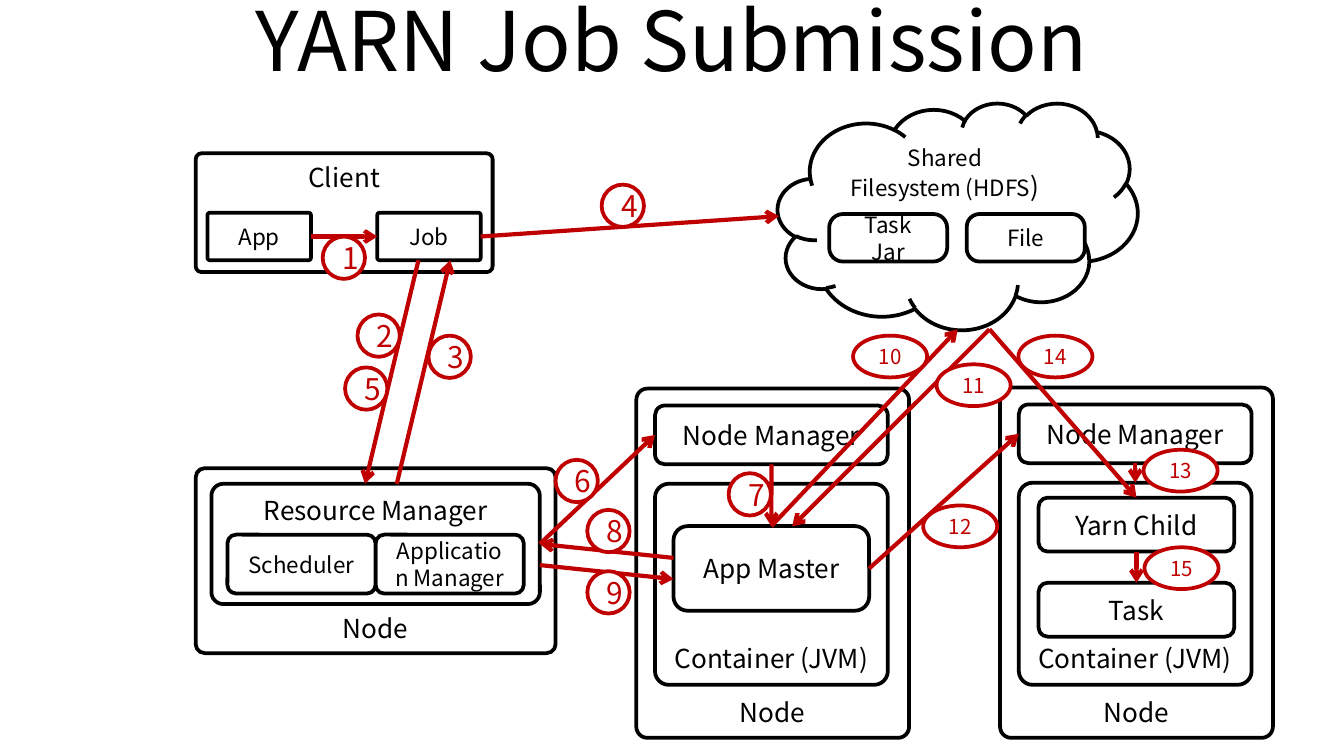
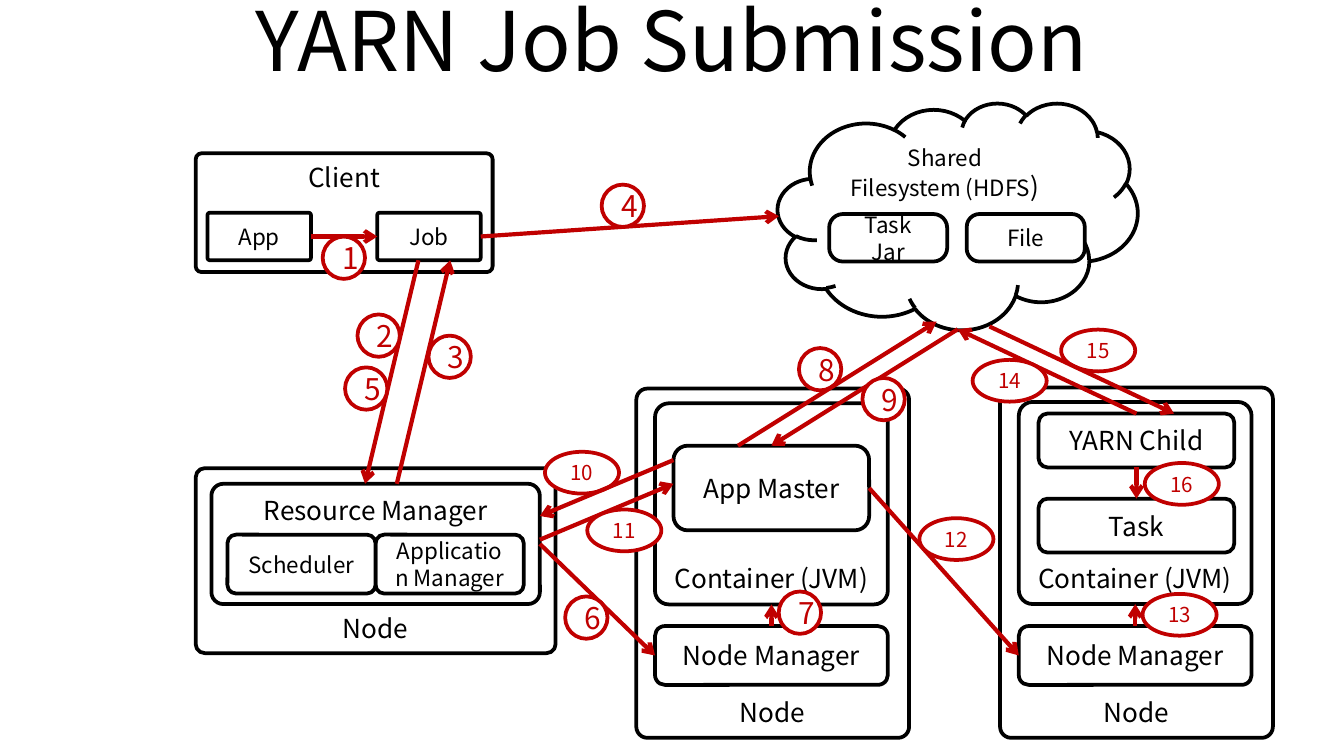
Before and after one commit to ssup2/blog-old, a slide deck: slide 4 of images/theory_analysis/Hadoop/Hadoop.pptx. Drawn at 1344x756 pixels with LibreOffice and Linux fonts; fonts in the diff are those of the drawing. Boxes give left, top, right and bottom in pixels: in the first picture for what was removed or moved away, otherwise in the second. Text is boxed around its words. In the diff, an @@ line names an element or a change of style, - is before the commit and + after.

```diff
--- a/images/theory_analysis/Hadoop/Hadoop.pptx
+++ b/images/theory_analysis/Hadoop/Hadoop.pptx
@@ arrow moved from (792, 527) - (989, 329) to (738, 446) - (937, 321) @@
@@ arrow (738, 446) - (937, 321): arrowheads changed @@
@@ arrow moved from (771, 526) - (958, 329) to (771, 446) - (958, 329) @@
@@ arrow (771, 446) - (958, 329): arrowheads changed @@
@@ arrow moved from (989, 329) - (1137, 497) to (958, 329) - (1137, 414) @@
@@ arrow (958, 329) - (1137, 414): arrowheads changed @@
@@ arrow added from (989, 327) to (1175, 414), #C00000 2.25 pt @@
@@ ellipse "15": place and size @@
-ellipse "15" at (1145, 547, 1219, 589)
+ellipse "15" at (1062, 329, 1136, 371)
@@ ellipse "8": place and size @@
-ellipse "8" at (587, 509, 629, 551)
+ellipse "8" at (798, 348, 840, 390)
@@ ellipse "9": place and size @@
-ellipse "9" at (587, 571, 629, 613)
+ellipse "9" at (863, 378, 905, 419)
@@ ellipse "14": place and size @@
-ellipse "14" at (1019, 336, 1093, 378)
+ellipse "14" at (973, 360, 1047, 402)
@@ 3 rounded rectangles: place and size @@
-3 rounded rectangles at (655, 482, 1251, 685)
+3 rounded rectangles at (655, 402, 1251, 605)
@@ text in rounded rectangle at (1069, 429, 1203, 451): text changed @@
-Yarn Child
+YARN Child
@@ arrow moved from (673, 579) - (540, 566) to (673, 460) - (540, 516) @@
@@ arrow (673, 460) - (540, 516): arrowheads changed @@
@@ ellipse "10": place and size @@
-ellipse "10" at (853, 336, 927, 378)
+ellipse "10" at (546, 452, 620, 493)
@@ 2 rounded rectangles, 1 arrow: place and size @@
-2 rounded rectangles, 1 arrow at (1039, 497, 1235, 637)
+2 rounded rectangles, 1 arrow at (1039, 414, 1235, 552)
@@ ellipse added at (1145, 464, 1219, 505), fill #FFFFFF, outline #C00000 2 pt, 11 pt, text #C00000 @@
+16
@@ arrow moved from (673, 558) - (540, 544) to (673, 484) - (540, 540) @@
@@ arrow (673, 484) - (540, 540): arrowheads changed @@
@@ ellipse "11": place and size @@
-ellipse "11" at (937, 364, 1011, 406)
+ellipse "11" at (587, 509, 661, 551)
@@ arrow moved from (870, 569) - (1019, 434) to (870, 488) - (1019, 656) @@
@@ ellipse "12": place and size @@
-ellipse "12" at (923, 505, 997, 547)
+ellipse "12" at (919, 519, 993, 560)
@@ arrow moved from (540, 544) - (655, 435) to (540, 544) - (655, 656) @@
@@ ellipse "6": place and size @@
-ellipse "6" at (555, 460, 597, 501)
+ellipse "6" at (566, 597, 607, 638)
@@ ellipse "7": place and size @@
-ellipse "7" at (728, 473, 770, 515)
+ellipse "7" at (778, 591, 820, 633)
@@ ellipse "13": place and size @@
-ellipse "13" at (1144, 450, 1218, 492)
+ellipse "13" at (1142, 594, 1216, 636)
@@ rounded rectangle "Node Manager": place and size @@
-rounded rectangle "Node Manager" at (655, 406, 887, 465)
+rounded rectangle "Node Manager" at (655, 626, 887, 685)
@@ arrow moved from (771, 464) - (771, 526) to (771, 626) - (771, 605) @@
@@ rounded rectangle "Node Manager": place and size @@
-rounded rectangle "Node Manager" at (1019, 405, 1251, 464)
+rounded rectangle "Node Manager" at (1019, 626, 1251, 685)
@@ arrow moved from (1136, 482) - (1136, 464) to (1136, 605) - (1136, 626) @@
```
Also in this commit, not shown: 3 other files.
